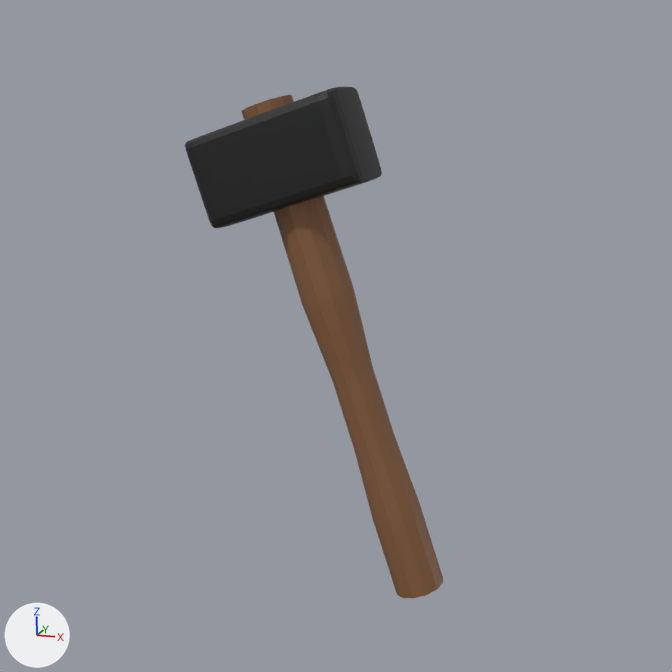
The Blender file Assets/UIModels/hammer.blend: old version first, new version second.
One viewpoint serves both versions: the file's camera 'Camera'. Arrows for +X, +Y and +Z are at lower left; the lights stay in place.

The older version as bpy lines, for what is in view:
```python
me_cylinder = bpy.data.meshes.new('Cylinder')
me_cylinder.from_pydata(...)  # 84 vertices, 74 faces; spans x -1.1..1.1, y -1.1..1.1, z -10.0..10.0
me_cylinder.materials.append(mat_material_001)  # picture img_color_palette_png
me_cylinder_001 = bpy.data.meshes.new('Cylinder.001')
me_cylinder_001.from_pydata(...)  # 32 vertices, 30 faces; spans x -2.94..2.94, y -1.52..1.52, z 6.39..9.64
me_cylinder_001.materials.append(mat_material_001)  # picture img_color_palette_png
ob_cylinder = bpy.data.objects.new('Cylinder', me_cylinder)
ob_cylinder.location = (-0.05, 0.0, -0.01)
ob_cylinder.rotation_euler = (0.0, -0.309, 0.0)  # degrees (0, -18, 0)
ob_cylinder.scale = (0.406, 0.406, 0.406)
ob_cylinder_001 = bpy.data.objects.new('Cylinder.001', me_cylinder_001)
ob_cylinder_001.location = (0.05, 0.0, -0.35)
ob_cylinder_001.rotation_euler = (0.0, -0.309, 0.0)  # degrees (0, -18, 0)
ob_cylinder_001.scale = (0.443, 0.443, 0.443)
_m = ob_cylinder_001.modifiers.new('Subdivision', 'SUBSURF')
```
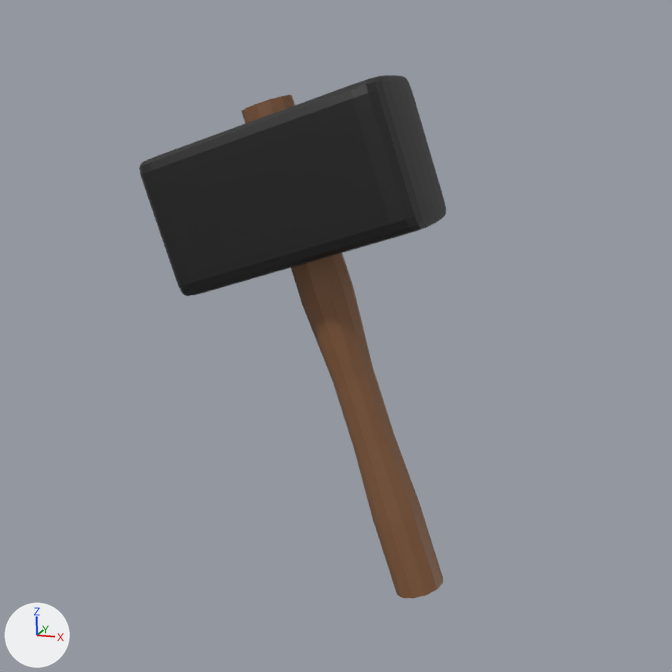
Diff of the bpy script that builds the scene:
```diff
--- a/Assets/UIModels/hammer.blend.py
+++ b/Assets/UIModels/hammer.blend.py
@@ ob_cylinder_001 @@
 ob_cylinder_001 = bpy.data.objects.new('Cylinder.001', me_cylinder_001)
-ob_cylinder_001.location = (0.05, 0.0, -0.35)
+ob_cylinder_001.location = (0.83, 0.0, -2.72)
 ob_cylinder_001.rotation_euler = (0.0, -0.309, 0.0)  # degrees (0, -18, 0)
-ob_cylinder_001.scale = (0.443, 0.443, 0.443)
+ob_cylinder_001.scale = (0.694, 0.694, 0.694)
 _m = ob_cylinder_001.modifiers.new('Subdivision', 'SUBSURF')
```

Pixel boxes [x1, y1, x2, y2] of what changed, in the pictures (672 x 672 px):
'Cylinder.001', moved, rescaled (56% wider, 56% taller): before [185, 87, 382, 228]; after [139, 75, 446, 296]
